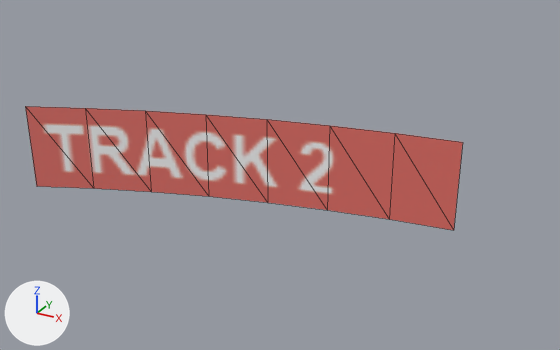
What one commit did to the glTF model Track/models/menu/track2.glb.
Both versions are drawn from a camera (50 mm lens) standing at (0.26, 3.502, 3.606) and looking at (-1.627, 6.933, 1.891). The lights are fixed; the arrows at lower left show +X, +Y and +Z. Mesh edges are drawn as thin lines. Where no turn or scale is listed for an object, it has been applied to the vertices.

The first picture shows 'track2'.
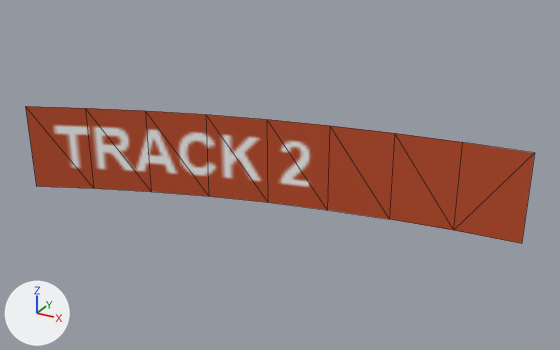
What differs and where, as boxes (x1, y1, x2, y2) in the pictures (560 x 350 px):
'track2', reshaped (16% wider, 11% taller): before (25, 106, 463, 230); after (25, 106, 535, 244)
part 1 of me_cylinder_099, added (brown): after (454, 142, 535, 244)
part 2 of me_cylinder_099, recoloured: (25, 106, 463, 230) in both

Diff of the bpy script that builds the scene:
```diff
--- a/Track/models/menu/track2.glb.py
+++ b/Track/models/menu/track2.glb.py
@@ img_3d_ui_menus_unselected @@
+img_3d_ui_menus_unselected = load_image('3D_UI_menus_unselected', '_unpacked/3D_UI_menus_unselected', 512, 512, 'sRGB')
@@ mat_ui3d_unselected @@
+mat_ui3d_unselected = principled_material('UI3D_Unselected')
+mat_ui3d_unselected.texture = img_3d_ui_menus_unselected
@@ me_cylinder_099 @@
 # used by ob_track2; location = (0.0, 0.0, 1.909)
 # verts and faces of me_cylinder_099; kept vertices keep their numbers, new ones are numbered from 16
 # before: 14 (-0.71, 7.21, 0.25) at pixel (462, 142), 15 (-0.71, 7.21, -0.25) at pixel (453, 230)
-me_cylinder_099.from_pydata(...)  # 16 vertices, 14 faces; spans x -3.1..-0.71, y 6.54..7.21, z -0.25..0.25
+me_cylinder_099.from_pydata(...)  # 18 vertices, 16 faces; spans x -3.1..-0.36, y 6.54..7.23, z -0.25..0.25
+# me_cylinder_099 part 1
+verts[16] = (-0.36, 7.23, 0.25)  # pixel (534, 152)
+verts[17] = (-0.36, 7.23, -0.25)  # pixel (521, 243)
+faces += [(14, 15, 16), (15, 17, 16)]
+# me_cylinder_099 part 2: 14 faces spanning x -3.1..-0.71, y 6.54..7.21, z -0.25..0.25 switch from mat_ui3d (picture img_ui2) to mat_ui3d_unselected (picture img_3d_ui_menus_unselected)
```
